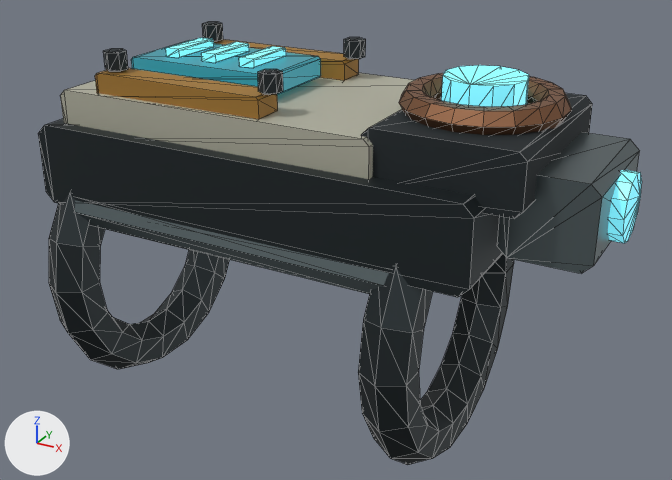
Before and after pictures for a commit that changed the glTF model client/art-assets/glyph_gauntlet_left.glb.
Rendered twice from a 50 mm camera at (0.209, -0.345, 0.196) aimed at (0.02, 0.0, 0.023). Arrows for +X, +Y and +Z are at lower left; the lights stay in place. The picture after the commit comes second. Mesh edges are drawn as thin lines. Vertices at exactly the same position are counted once.

In view in the first picture: 'glyph_gauntlet_left'.
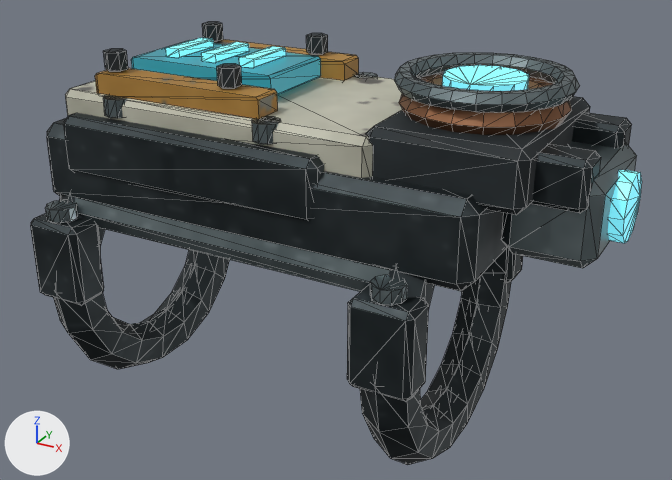
What the commit changed:
me_glyph_gauntlet_left is used by ob_glyph_gauntlet_left; location (0.0, 0.0, 0.0).
me_glyph_gauntlet_left had 624 vertices, 1152 faces and spanned x -0.105..0.149, y -0.069..0.069, z -0.068..0.108.
me_glyph_gauntlet_left now has 1532 vertices, 2848 faces and spans x -0.105..0.149, y -0.069..0.069, z -0.068..0.109.
me_glyph_gauntlet_left part 1: a new loose piece, a 10-sided cylinder along z spanning x -0.0967..-0.0833, y -0.066..-0.052, z 0.034..0.04, in mat_steel.
me_glyph_gauntlet_left part 2: a new loose piece, a 10-sided cylinder along z spanning x 0.0683..0.0817, y -0.066..-0.052, z 0.034..0.04, in mat_steel.
me_glyph_gauntlet_left part 3: a new loose piece, a 10-sided cylinder along z spanning x 0.0063..0.0177, y 0.037..0.049, z 0.082..0.09, in mat_steel.
me_glyph_gauntlet_left part 4: a new loose piece, a 10-sided cylinder along z spanning x -0.0707..-0.0593, y -0.049..-0.037, z 0.082..0.09, in mat_steel.
me_glyph_gauntlet_left part 5: a new loose piece, a 10-sided cylinder along z spanning x 0.0063..0.0177, y -0.049..-0.037, z 0.082..0.09, in mat_steel.
me_glyph_gauntlet_left part 6: the loose piece of 16 vertices spanning x -0.095..0.06, y -0.046..0.046, z 0.068..0.09 is scaled about its middle by (0.0864, 0.087, 0.318), then moved by (-0.066, 0.025, -0.002), in mat_steel.
me_glyph_gauntlet_left part 7: the loose piece of 16 vertices spanning x -0.105..0.105, y -0.053..0.053, z 0.038..0.075 is scaled about its middle by (0.0641, 0.0755, 0.189), then moved by (-0.084, 0.009, 0.021), in mat_steel.
me_glyph_gauntlet_left part 8: the loose piece of 16 vertices spanning x 0.054..0.119, y -0.043..0.043, z 0.068..0.094 is scaled about its middle by (0.212, 0.093, 0.28), then moved by (-0.171, -0.007, -0.004), in mat_steel.
me_glyph_gauntlet_left part 9: the loose piece of 16 vertices spanning x 0.106..0.144, y -0.03..0.03, z 0.047..0.082 is scaled about its middle by (0.398, 0.133, 0.2), then moved by (-0.209, -0.023, 0.013).
me_glyph_gauntlet_left part 10: the loose piece of 12 vertices spanning x 0.006..0.014, y 0.031..0.041, z 0.1..0.108 is moved by (-0.02, 0.0, 0.0).
me_glyph_gauntlet_left part 11: the loose piece of 12 vertices spanning x 0.006..0.014, y -0.041..-0.031, z 0.1..0.108 is moved by (-0.02, 0.0, 0.0).
me_glyph_gauntlet_left part 12: 748 vertices added at x -0.105..0.144, y -0.068..0.068, z -0.058..0.109.
me_glyph_gauntlet_left part 13: 800 kept faces spanning x -0.1..0.12, y -0.069..0.069, z -0.068..0.108 get new texture (UV) coordinates.
Other edits to the shape of me_glyph_gauntlet_left do not show in these pictures.

Pixel boxes (x1, y1, x2, y2) of what changed, in the pictures (672 x 480 px; the box of a moved part takes in the faces that stretch with it):
'glyph_gauntlet_left', reshaped
    before: (38, 22, 642, 465)
    after: (31, 22, 642, 465)
part 1 of me_glyph_gauntlet_left, added
    after: (45, 200, 78, 223)
part 2 of me_glyph_gauntlet_left, added
    after: (370, 275, 407, 306)
part 3 of me_glyph_gauntlet_left, added
    after: (354, 72, 378, 78)
part 4 of me_glyph_gauntlet_left, added
    after: (103, 95, 127, 118)
part 5 of me_glyph_gauntlet_left, added
    after: (252, 116, 280, 144)
part 6 of me_glyph_gauntlet_left, moved or reshaped (not visible afterwards)
    before: (60, 73, 414, 179)
part 7 of me_glyph_gauntlet_left, moved or reshaped (not visible afterwards)
    before: (38, 119, 503, 297)
part 8 of me_glyph_gauntlet_left, moved or reshaped (not visible afterwards)
    before: (361, 93, 592, 219)
part 9 of me_glyph_gauntlet_left, moved or reshaped (not visible afterwards)
    before: (497, 132, 640, 274)
part 10 of me_glyph_gauntlet_left, moved or reshaped
    before: (344, 37, 366, 59)
    after: (306, 33, 328, 54)
part 11 of me_glyph_gauntlet_left, moved or reshaped
    before: (258, 69, 283, 94)
    after: (217, 64, 242, 88)
part 12 of me_glyph_gauntlet_left, added
    after: (31, 53, 637, 402)
part 13 of me_glyph_gauntlet_left, surface changed
    both: (53, 39, 571, 402)
